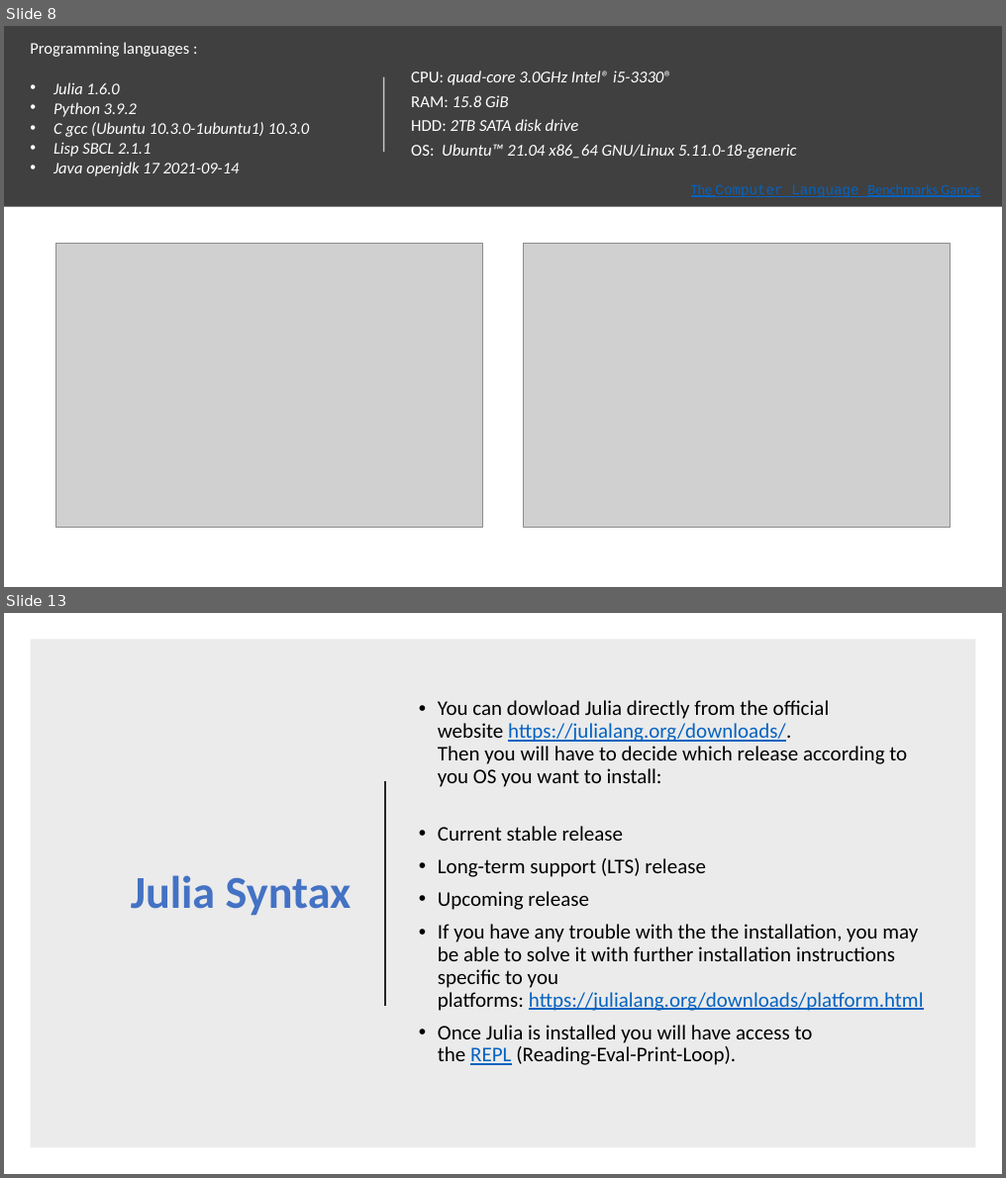
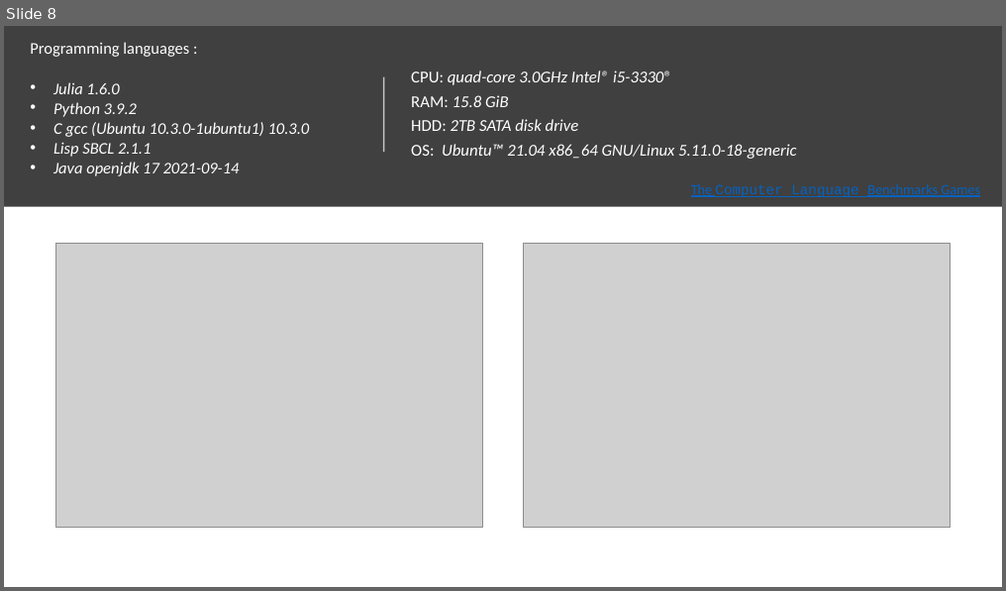
Before and after one commit to senresearch/julia-intro-docs, a slide deck: notebooks/KeyfeaturesOverview2021.pptx. Shown one above the other, each under a label of ours: slides 8 and 13 before the commit, slide 8 after it; the slides between them are not shown. The pictures are 1006x1178 and 1006x591 pixels, drawn with LibreOffice and Linux fonts; fonts in the diff are those of the drawing; grey boxes stand for pictures. Boxes give left, top, right and bottom in pixels: in the first picture for what was removed or moved away, otherwise in the second. Text is boxed around its words. In the diff, an @@ line names an element or a change of style, - is before the commit and + after.

```diff
--- a/notebooks/KeyfeaturesOverview2021.pptx
+++ b/notebooks/KeyfeaturesOverview2021.pptx
@@ slide 13 removed at (x1=4, y1=613, x2=1002, y2=1174), background #FFFFFF @@
@@ rectangle removed at (x1=30, y1=639, x2=976, y2=1149) @@
@@ text removed at (x1=438, y1=700, x2=924, y2=1065) @@
-• You can dowload Julia directly from the official website https://julialang.org/downloads/.
-  Then you will have to decide which release according to you OS you want to install:
-• Current stable release
-• Long-term support (LTS) release
-• Upcoming release
-• If you have any trouble with the the installation, you may be able to solve it with further installation instructions specific to you platforms: https://julialang.org/downloads/platform.html
-• Once Julia is installed you will have access to the REPL (Reading-Eval-Print-Loop).
@@ line removed from (385, 781) to (385, 1006) @@
@@ title removed at (x1=131, y1=875, x2=351, y2=916) @@
-Julia Syntax
```
Also in this commit, not shown: 3 slides changed, 2 slides added, 5 other files.
